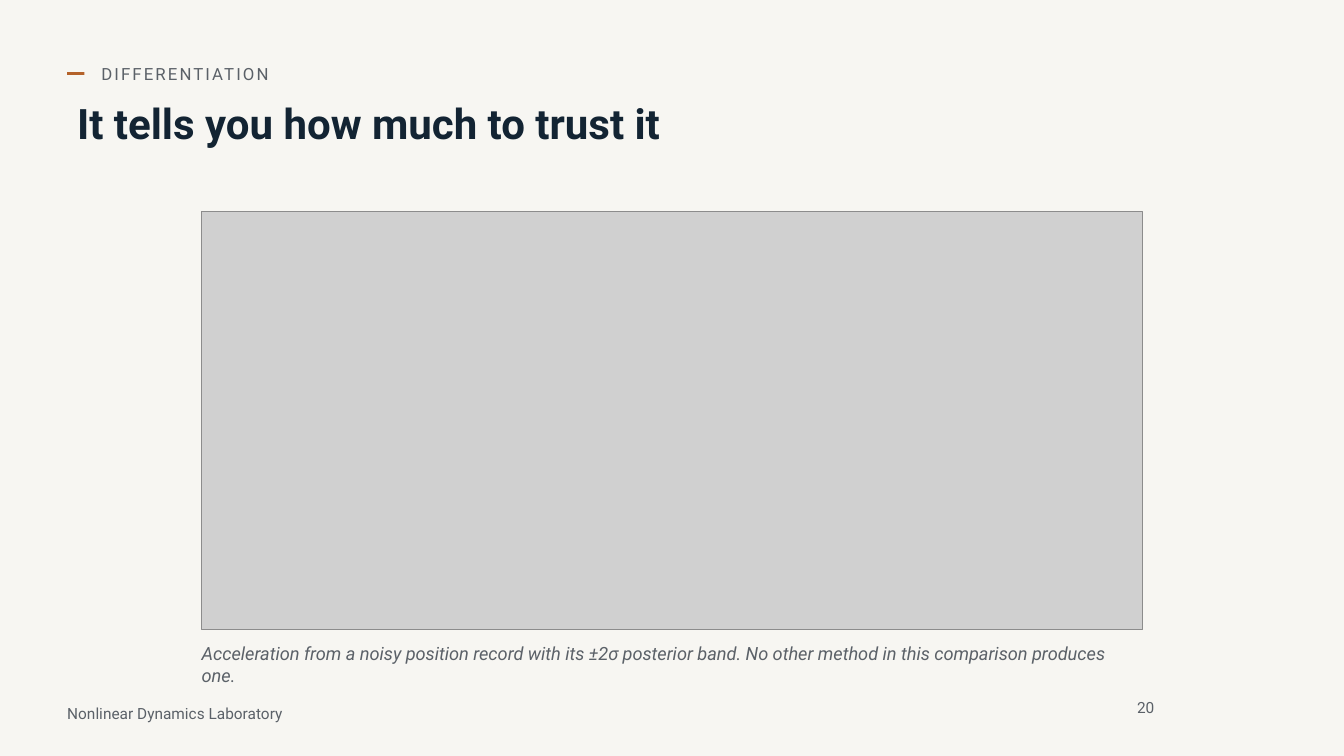
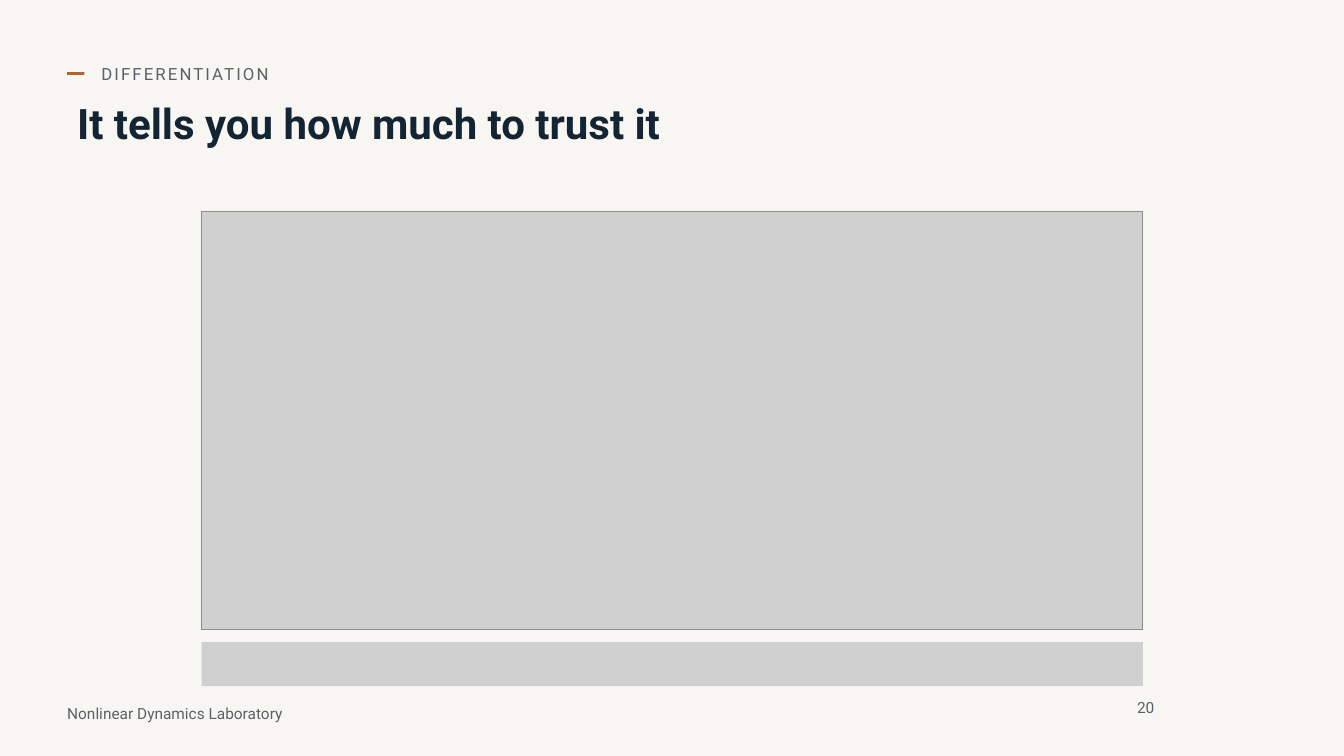
Before and after one commit to nld-uri/kinematics-toolbox, a slide deck: slide 20 of talk/differentiation_integration_talk.pptx. Drawn at 1344x756 pixels with LibreOffice and Linux fonts; fonts in the diff are those of the drawing; grey boxes stand for pictures; background and template pictures are left out. Boxes give left, top, right and bottom in pixels: in the first picture for what was removed or moved away, otherwise in the second. Text is boxed around its words. In the diff, an @@ line names an element or a change of style, - is before the commit and + after.

```diff
--- a/talk/differentiation_integration_talk.pptx
+++ b/talk/differentiation_integration_talk.pptx
@@ text removed at bbox=[202, 646, 1105, 682] @@
-Acceleration from a noisy position record with its ±2σ posterior band. No other method in this comparison produces one.
@@ picture added at bbox=[202, 642, 1143, 687] @@
```
Also in this commit, not shown: 18 other slides changed, 1 other file.
